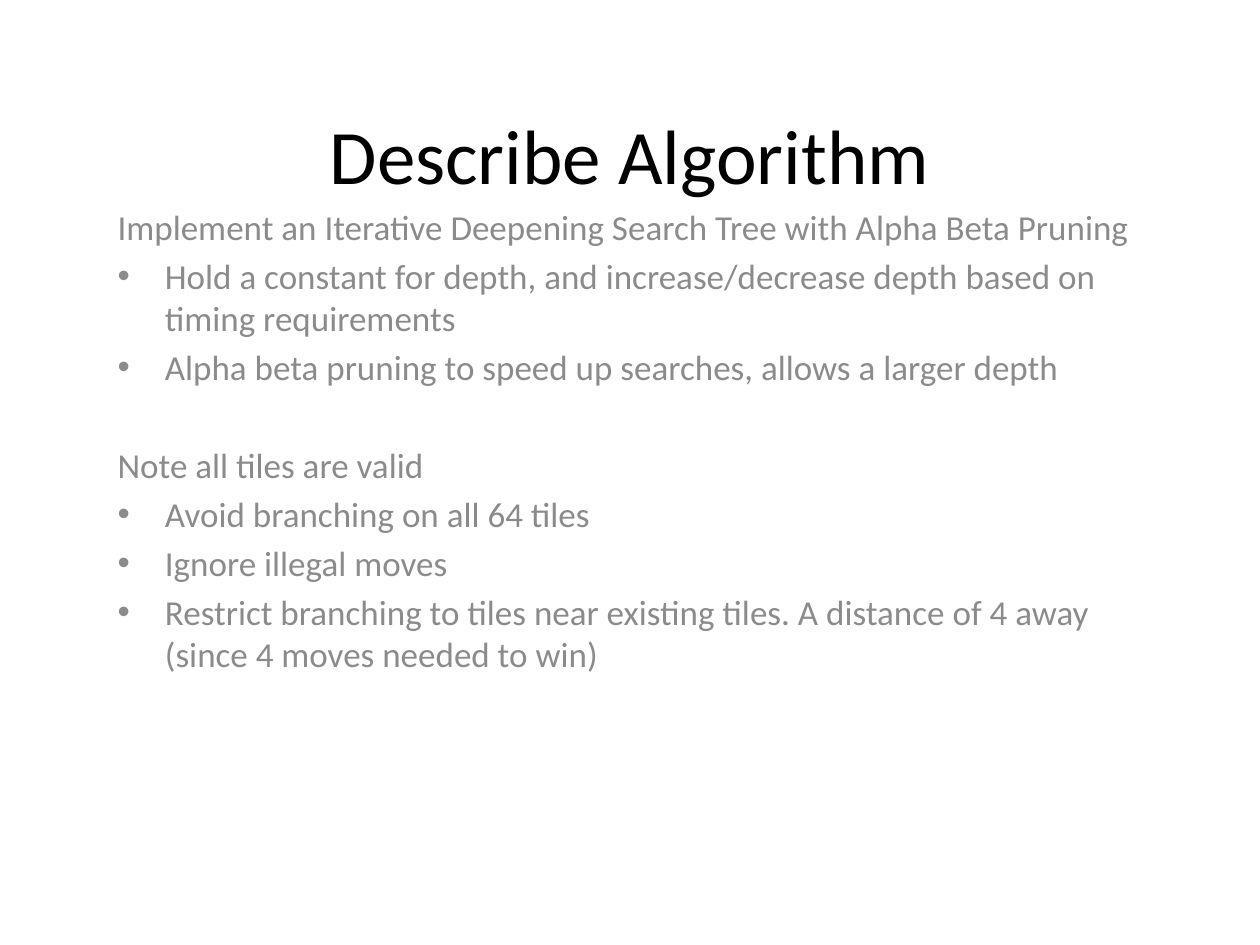
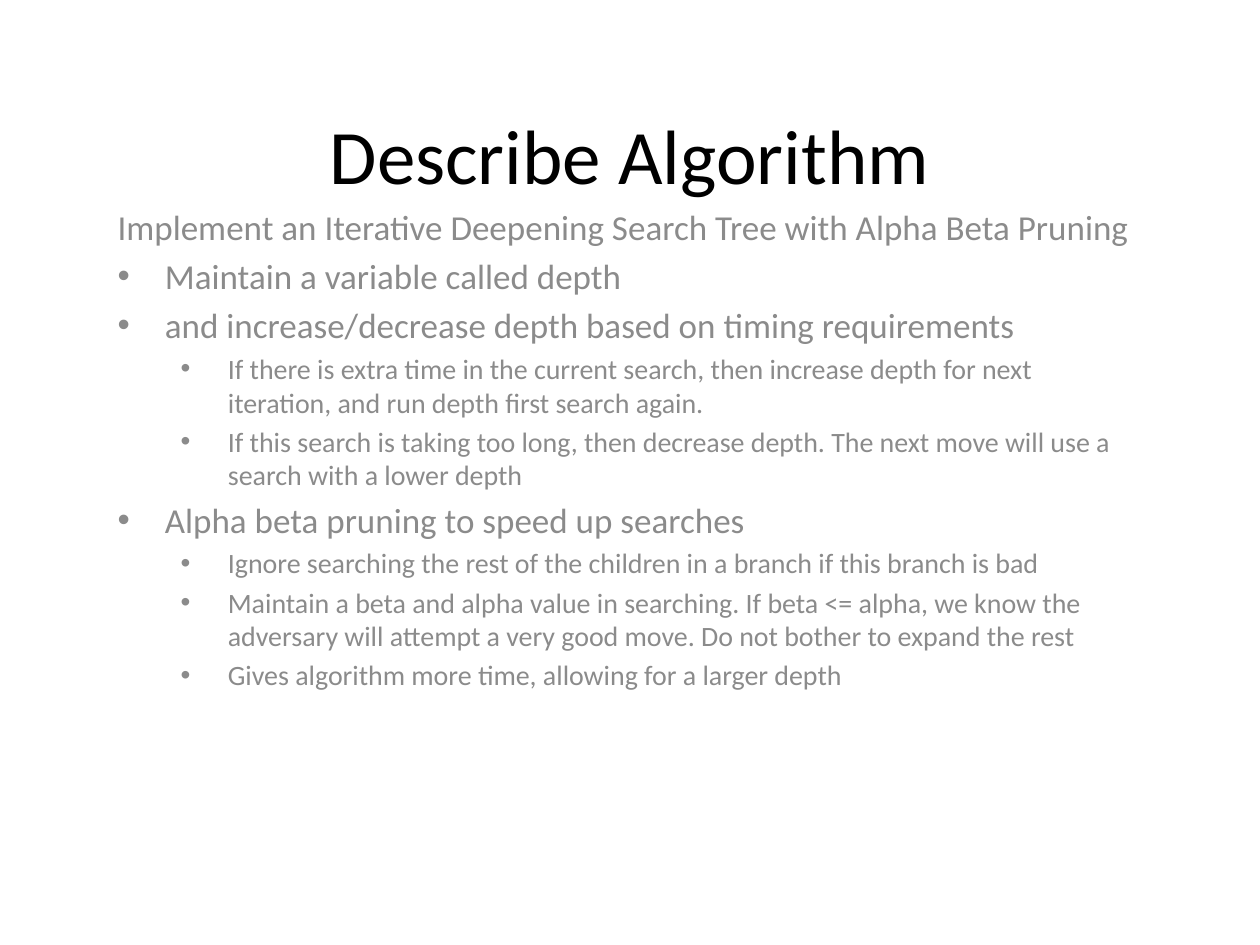
Before and after one commit to yangjiao2/271AIgame, a slide deck: slide 8 of Presentation.pptx. Drawn at 1260x945 pixels with LibreOffice and Linux fonts; fonts in the diff are those of the drawing. Boxes give left, top, right and bottom in pixels: in the first picture for what was removed or moved away, otherwise in the second. Text is boxed around its words. In the diff, an @@ line names an element or a change of style, - is before the commit and + after.

```diff
--- a/Presentation.pptx
+++ b/Presentation.pptx
@@ subtitle at (165,265,1109,690): text changed; size 20 to 16 pt @@
-• Hold a constant for depth, and increase/decrease depth based on timing requirements
-• Alpha beta pruning to speed up searches, allows a larger depth
-Note all tiles are valid
-• Avoid branching on all 64 tiles
-• Ignore illegal moves
-• Restrict branching to tiles near existing tiles. A distance of 4 away (since 4 moves needed to win)
+• Maintain a variable called depth
+• and increase/decrease depth based on timing requirements
+  • If there is extra time in the current search, then increase depth for next iteration, and run depth first search again.
+  • If this search is taking too long, then decrease depth. The next move will use a search with a lower depth
+• Alpha beta pruning to speed up searches
+  • Ignore searching the rest of the children in a branch if this branch is bad
+  • Maintain a beta and alpha value in searching. If beta <= alpha, we know the adversary will attempt a very good move. Do not bother to expand the rest
+  • Gives algorithm more time, allowing for a larger depth
```
Also in this commit, not shown: 8 other slides changed.
